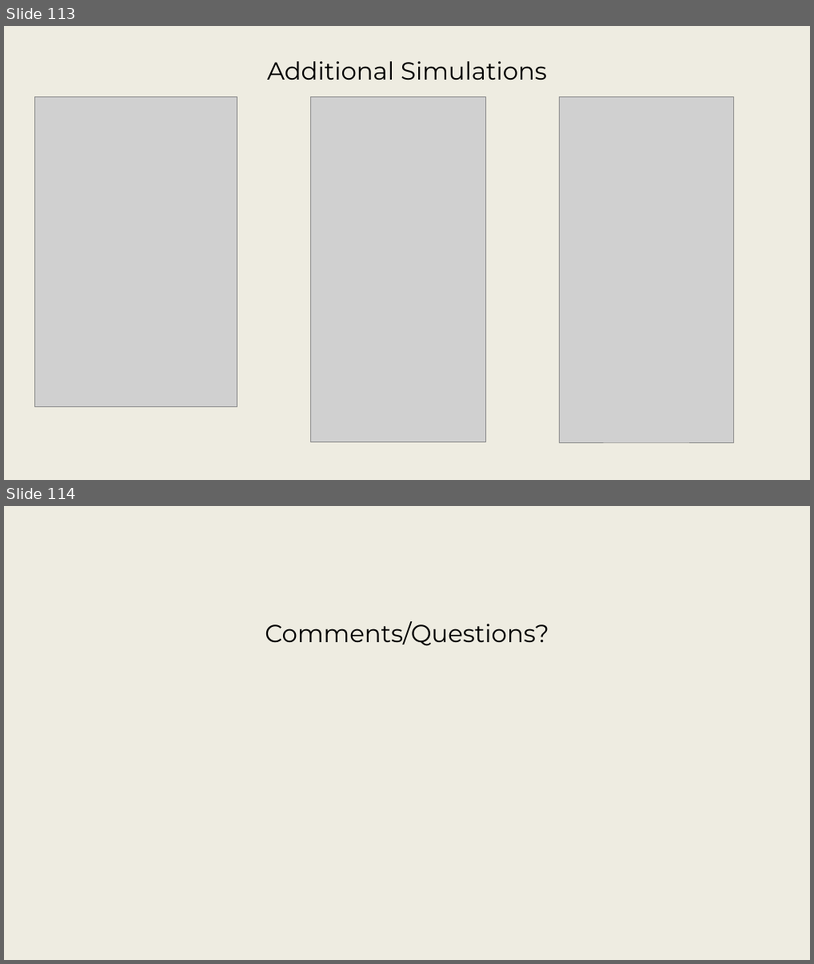
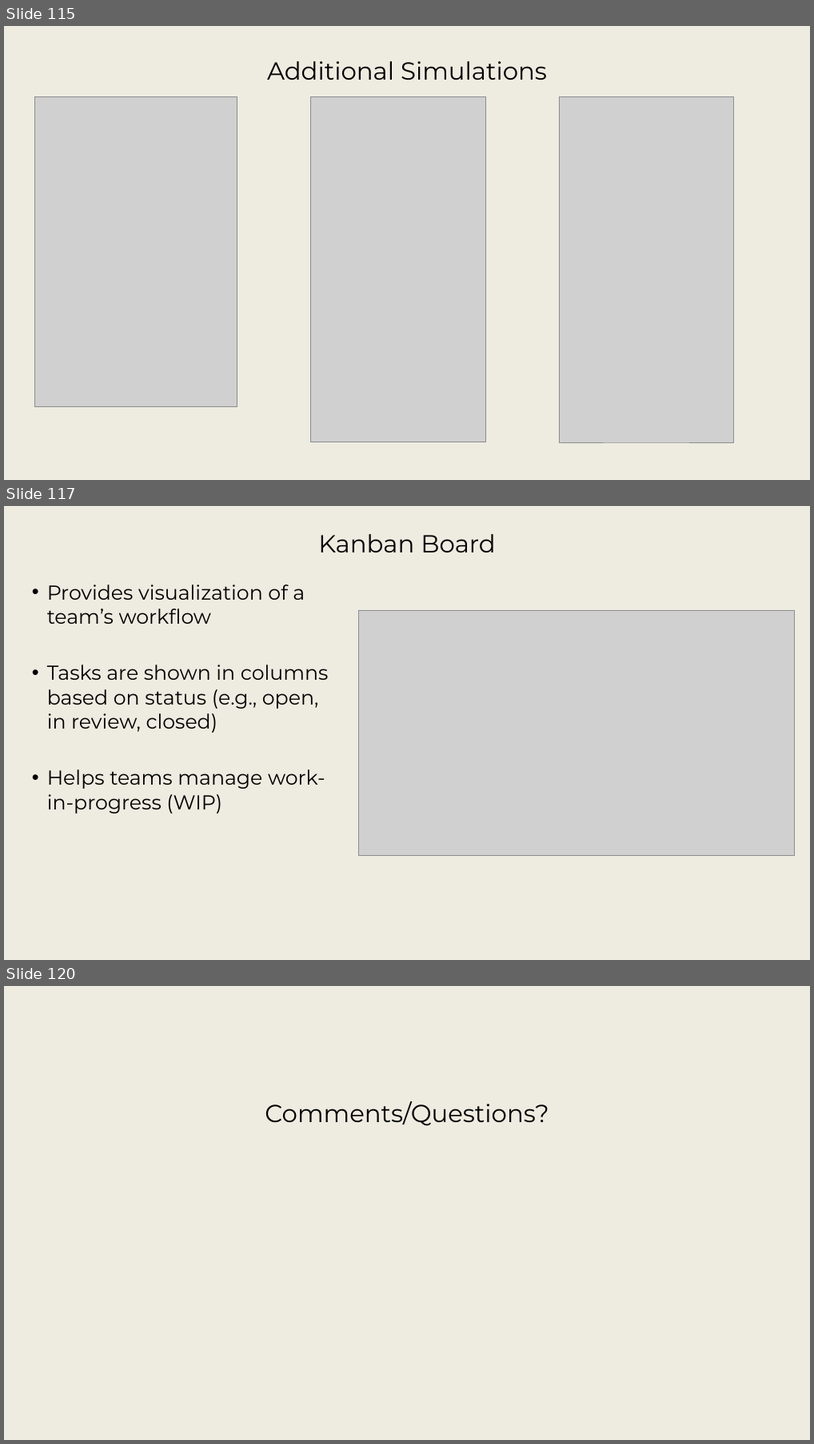
Before and after one commit to srudder16/Lifecycle_Modeling, a slide deck: 2025_WSRC/2026 WSRC Tutorial - 1.pptx. Shown one above the other, each under a label of ours: slides 113 and 114 before the commit, slides 115, 117 and 120 after it; the slides between them are not shown. The pictures are 814x964 and 814x1444 pixels, drawn with LibreOffice and Linux fonts; fonts in the diff are those of the drawing; grey boxes stand for pictures; background and template pictures are left out. Boxes give left, top, right and bottom in pixels: in the first picture for what was removed or moved away, otherwise in the second. Text is boxed around its words. In the diff, an @@ line names an element or a change of style, - is before the commit and + after.

```diff
--- a/2025_WSRC/2026 WSRC Tutorial - 1.pptx
+++ b/2025_WSRC/2026 WSRC Tutorial - 1.pptx
@@ slide 117 added at (4, 506, 810, 960), background picture (left out) @@
@@ title added at (318, 534, 495, 552), 29.3 pt, text #000000 @@
+Kanban Board
@@ text added at (47, 584, 329, 813), 24 pt, text #000000 @@
+• Provides visualization of a team’s workflow
+• Tasks are shown in columns based on status (e.g., open, in review, closed)
+• Helps teams manage work-in-progress (WIP)
@@ picture added at (359, 610, 795, 856) @@
@@ what was slide 113 is now slide 115 @@
@@ what was slide 114 is now slide 120 @@
```
Also in this commit, not shown: 6 slides changed, 5 other slides added, 2 other files.
